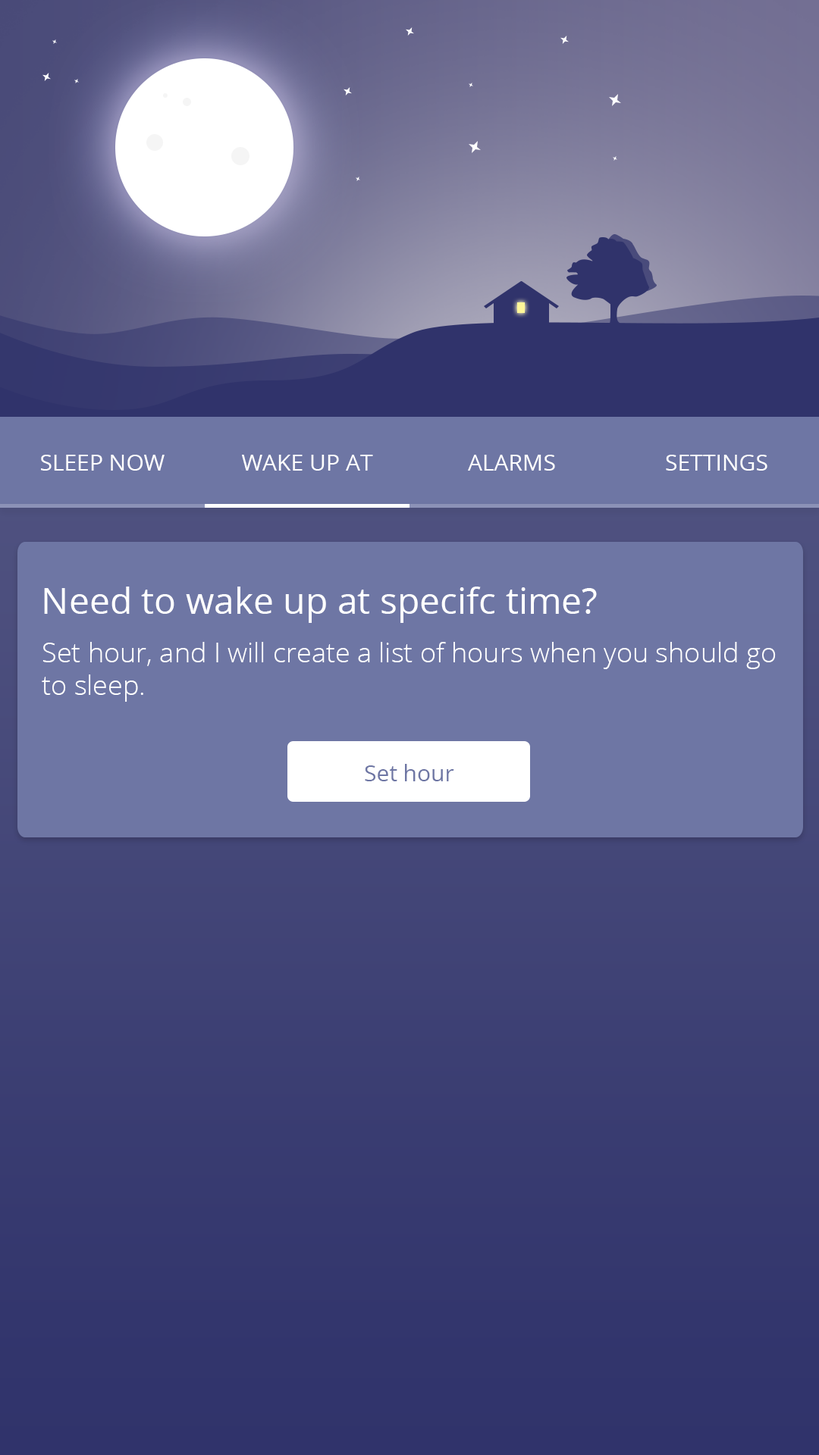
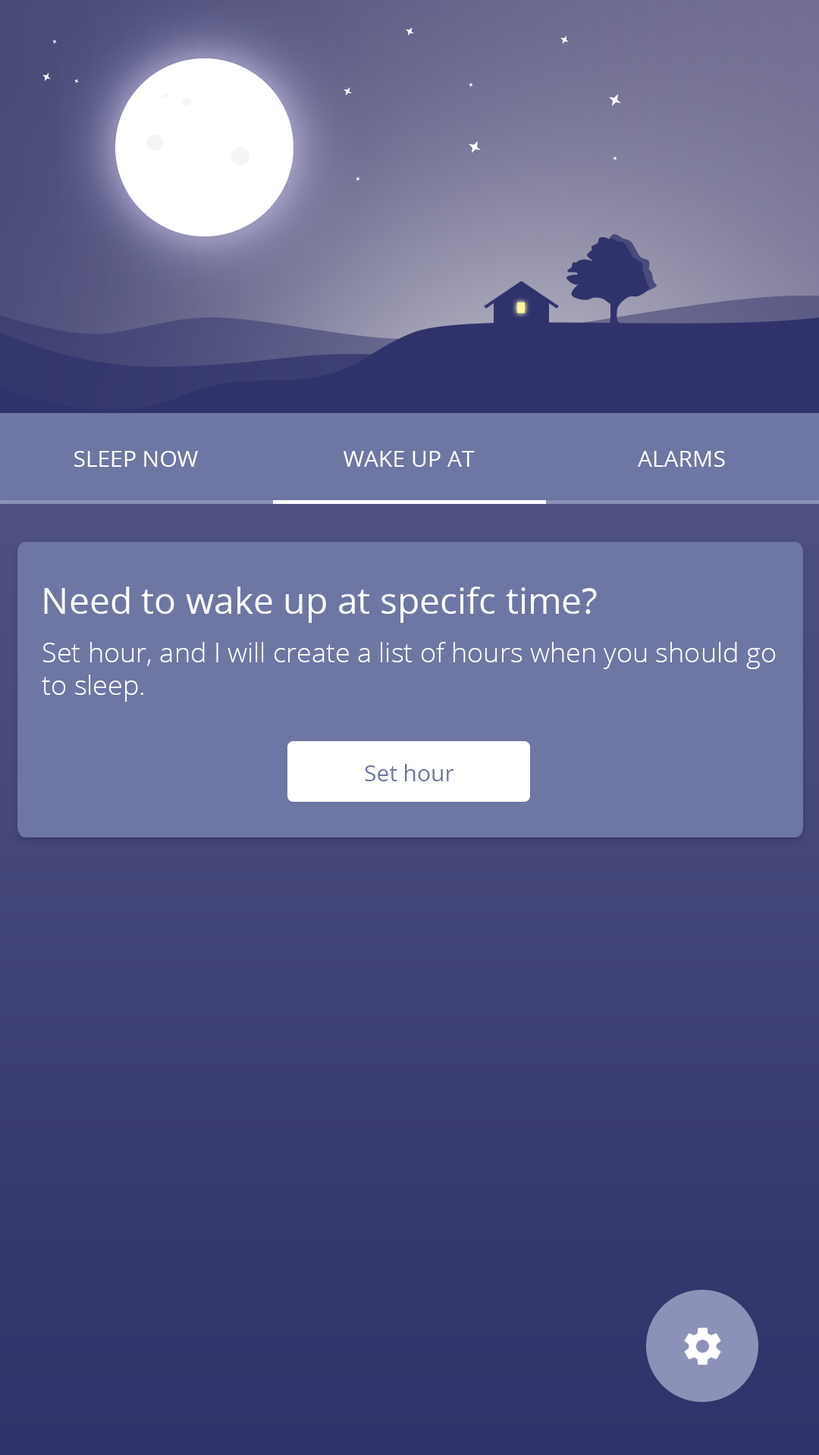
Two versions of the same layered image (w=819, h=1455). Layer-by-layer changes:
removed group "HEADER" (20 layers) from group "main" over [0, 413, 819, 508]
removed group "PART #1 (TOP)" (3 layers) from group "HEADER" over [0, 413, 819, 417]
added layer "night-settings-floating-button" in group "main" over [645, 1290, 758, 1403]
added layer "night-navbar" in group "main" over [0, 413, 819, 505]
renamed "night_image_background" to "night-header-image", moved it into group "main" over [0, 413, 819, 417]
removed layer "moon_background" from group "PART #1 (TOP)" over [0, 413, 819, 417]
removed group "PART #2 (BOTTOM)" (15 layers) from group "HEADER" over [0, 451, 819, 508]
removed group "NAVBAR" (13 layers) from group "PART #2 (BOTTOM)" over [0, 454, 819, 508]
removed group "TAB #1" (2 layers) from group "NAVBAR" over [0, 454, 205, 508]
removed layer "SLEEP NOW" from group "TAB #1" over [40, 454, 165, 471]
removed group "TAB #2" (2 layers) from group "NAVBAR" over [204, 454, 410, 508]
removed layer "WAKE UP AT" from group "TAB #2" over [241, 454, 373, 471]
removed layer "position_hint" (2nd of 4, in "main" › "HEADER" › "PART #2 (BOTTOM)" › "NAVBAR" › "TAB #2") from group "TAB #2" over [204, 504, 410, 508]
removed group "TAB #4" (2 layers) from group "NAVBAR" over [409, 454, 614, 508]
removed layer "ALARMS" from group "TAB #4" over [467, 454, 555, 471]
removed group "TAB #3" (2 layers) from group "NAVBAR" over [613, 454, 819, 508]
removed layer "SETTINGS" from group "TAB #3" over [665, 454, 768, 471]
removed layer "position_bar" from group "NAVBAR" over [0, 504, 819, 508]
removed layer "navbar_background" from group "PART #2 (BOTTOM)" over [0, 451, 819, 508]
